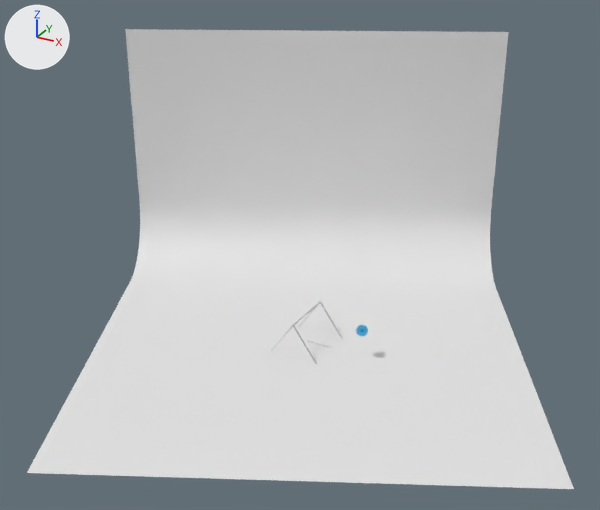
What one commit did to the Blender file simulation_pendulum.blend.
Both versions are drawn from a 50 mm camera at (12.3, -22.8, 14.7) aimed at (-0.4, 0.1, 3.2). The lights are fixed; the arrows at upper left show +X, +Y and +Z.
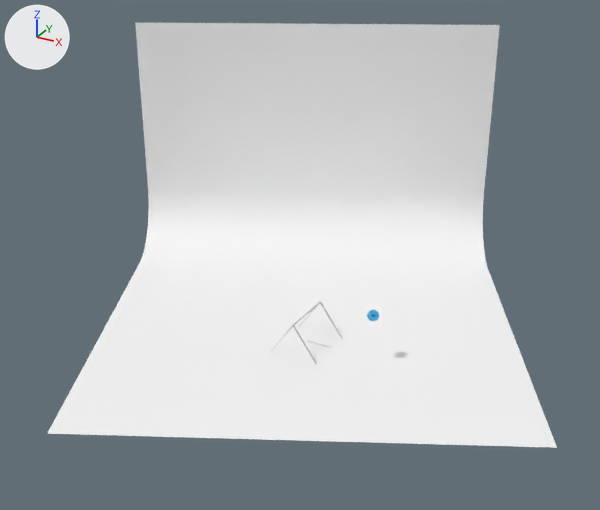
Edits to the bpy script that builds the scene:
```text
Add mat_material:
    mat_material = principled_material('Material')
    mat_material.base_color = (0.949, 0.949, 0.949)  # white #f9f9f9
Change me_plane:
    where me_plane.from_pydata(...)  # 6 vertices, 2 faces; spans x -1.0..1.0, y -1.0..1.0, z 0.0..1.3
    add me_plane.materials.append(mat_material)  # white #f9f9f9
Change ob_plane:
    ob_plane.location: (0.0, 0.0, -0.14) -> (-0.83, 1.63, -0.14)
```

Pixel boxes [x1, y1, x2, y2] of what changed, in the pictures (600 x 510 px):
'Plane', recoloured, moved: before [27, 29, 574, 489]; after [47, 23, 557, 448]
